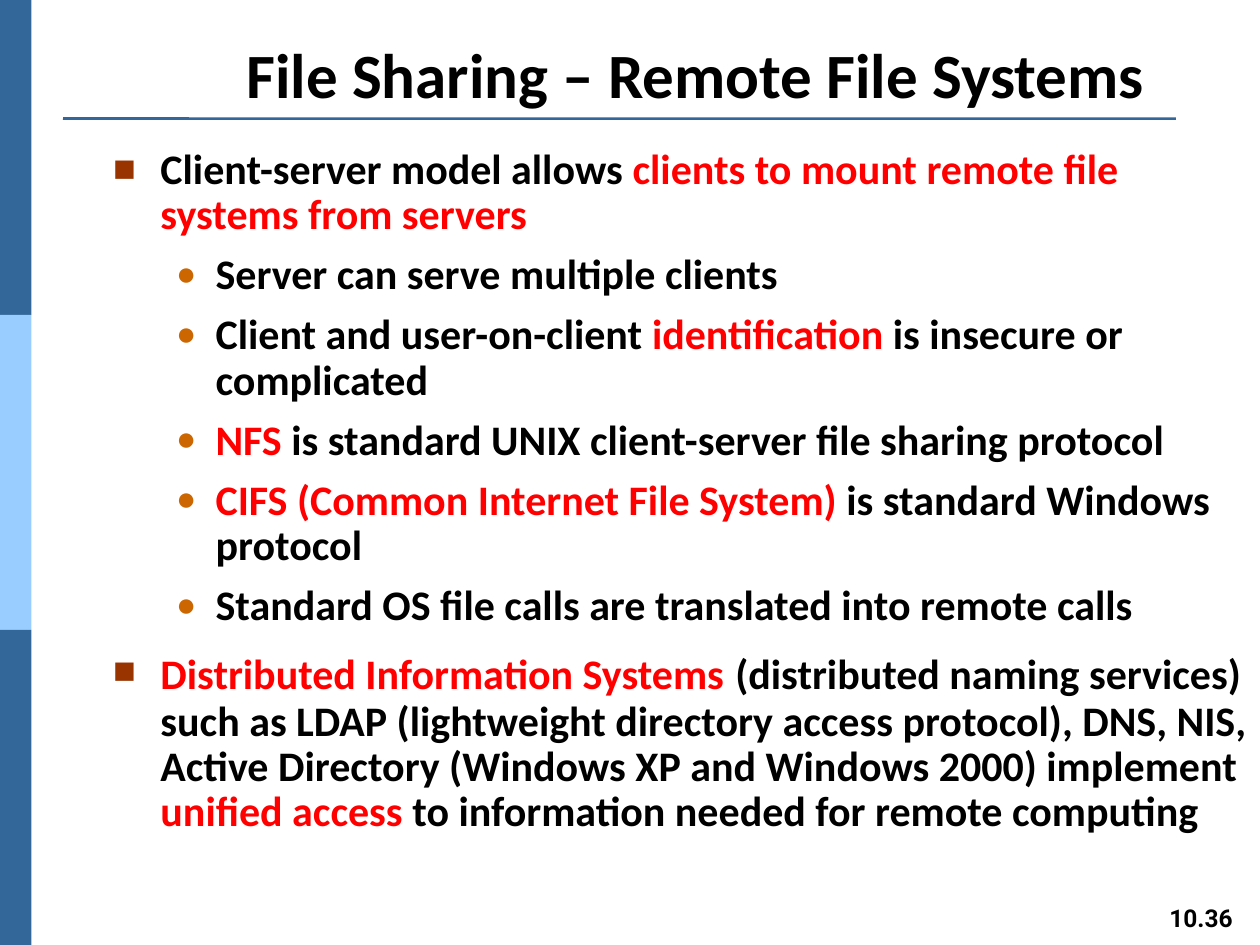
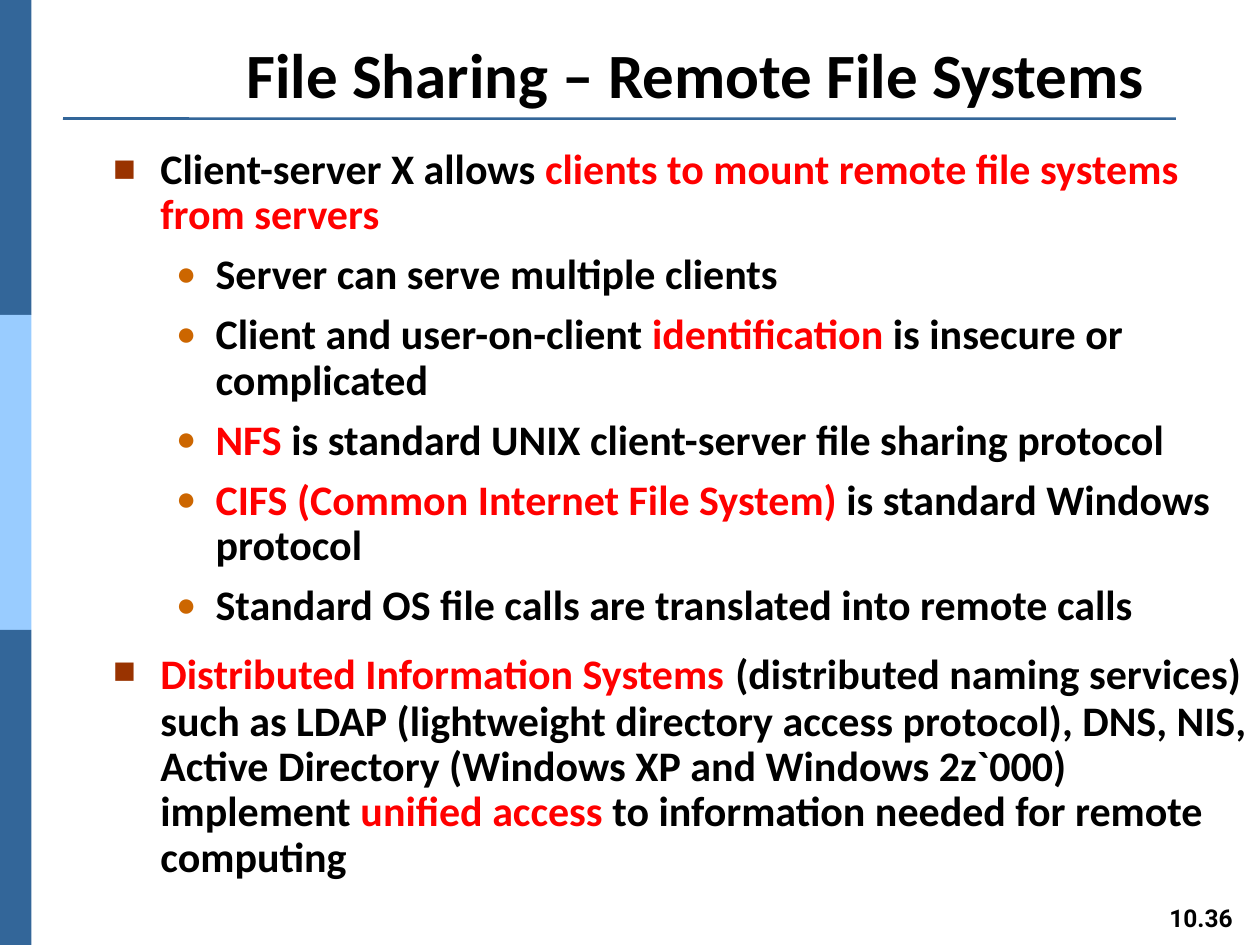
Before and after one commit to Yang09701194/OS_Learning, a slide deck: slide 36 of ch10.pptx. Drawn at 1260x945 pixels with LibreOffice and Linux fonts; fonts in the diff are those of the drawing. Boxes give left, top, right and bottom in pixels: in the first picture for what was removed or moved away, otherwise in the second. Text is boxed around its words. In the diff, an @@ line names an element or a change of style, - is before the commit and + after.

Commit message:
ch10 done

```diff
--- a/ch10.pptx
+++ b/ch10.pptx
@@ text at [160,154,1178,230]: text changed @@
-■ Client-server model allows clients to mount remote file systems from servers
+■ Client-server X allows clients to mount remote file systems from servers
@@ text at [160,658,1246,879]: text changed @@
-■ Distributed Information Systems (distributed naming services) such as LDAP (lightweight directory access protocol), DNS, NIS, Active Directory (Windows XP and Windows 2000) implement unified access to information needed for remote computing
+■ Distributed Information Systems (distributed naming services) such as LDAP (lightweight directory access protocol), DNS, NIS, Active Directory (Windows XP and Windows 2z`000) implement unified access to information needed for remote computing
```
Also in this commit, not shown: 9 other slides changed.
